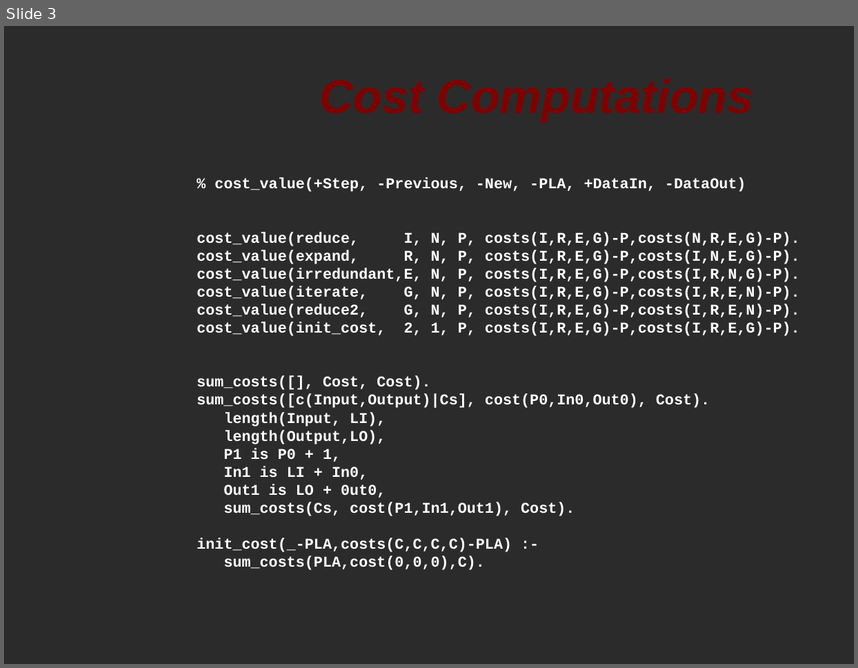
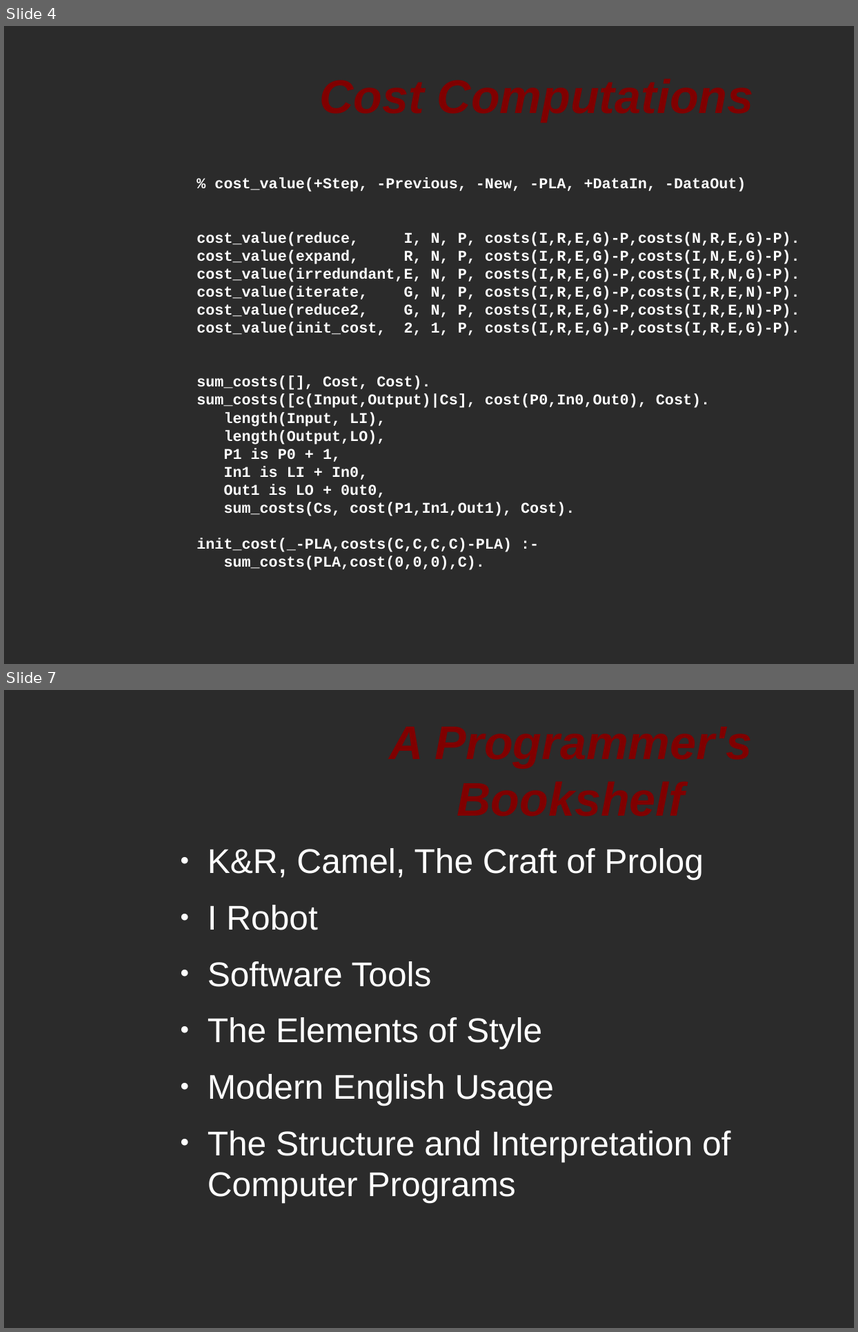
Before and after one commit to softwaresunday/Lexpress, a slide deck: doc/lepresentation.odp. Shown one above the other, each under a label of ours: slide 3 before the commit, slides 4 and 7 after it; the slides between them are not shown. The pictures are 858x668 and 858x1332 pixels, drawn with LibreOffice and Linux fonts; fonts in the diff are those of the drawing; background and template pictures are left out; a plain dark background stands for a picture behind light text. Boxes give left, top, right and bottom in pixels: in the first picture for what was removed or moved away, otherwise in the second. Text is boxed around its words. In the diff, an @@ line names an element or a change of style, - is before the commit and + after.

Commit message:
added bookshelf info

```diff
--- a/doc/lepresentation.odp
+++ b/doc/lepresentation.odp
@@ slide 7 added at (4, 690, 854, 1328), background picture (left out) @@
@@ title added at (312, 704, 830, 834), 44 pt, text #800000, bold, italic @@
+A Programmer's Bookshelf
@@ text added at (208, 848, 731, 1203), 32 pt, text #FFFFFF @@
+● K&R, Camel, The Craft of Prolog
+● I Robot
+● Software Tools
+● The Elements of Style
+● Modern English Usage
+● The Structure and Interpretation of Computer Programs
@@ what was slide 3 is now slide 4 @@
```
Also in this commit, not shown: 1 slide changed, 3 other slides added.
